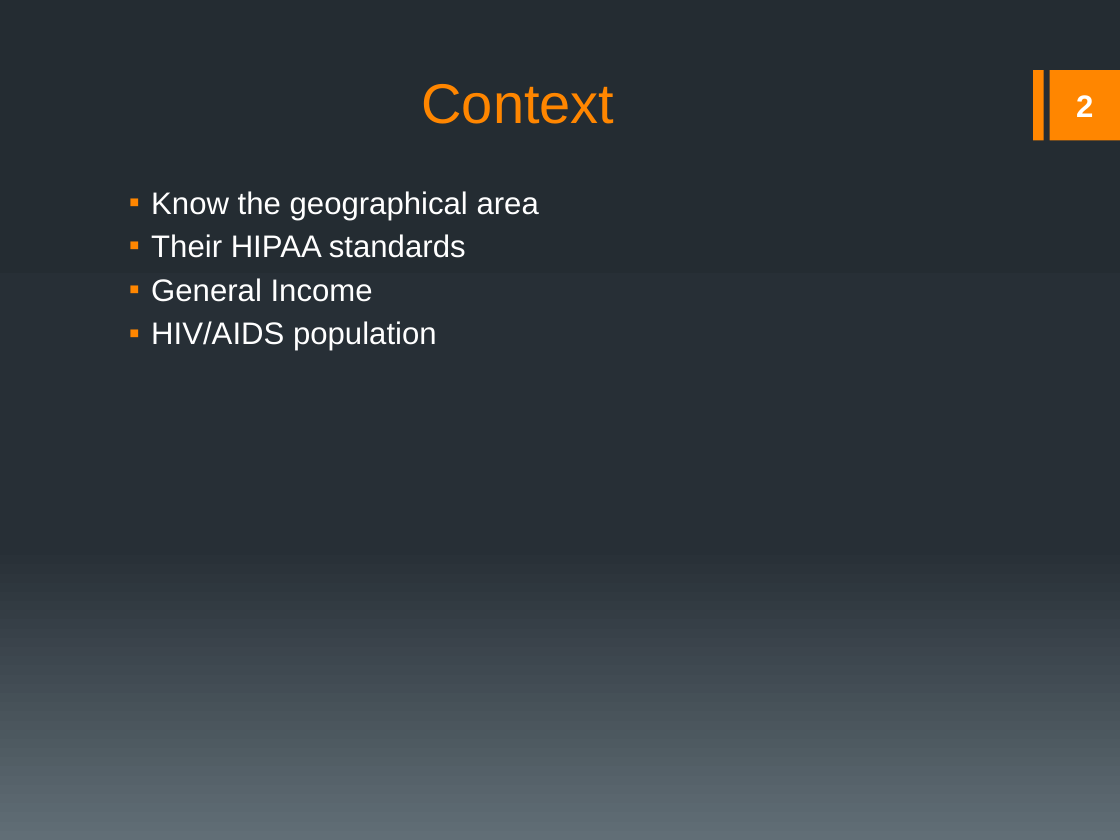
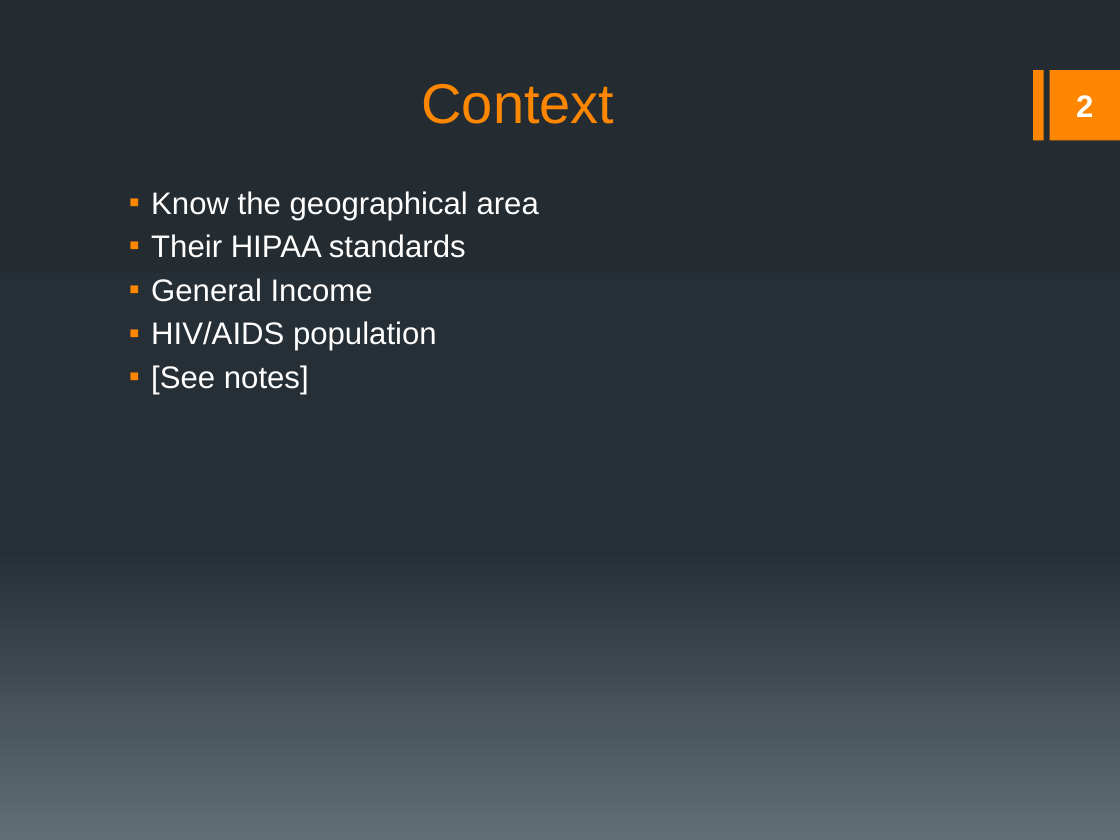
Before and after one commit to rmkane/semrs, a slide deck: slide 2 of Documentation/Final_Presentation.pptx. Drawn at 1120x840 pixels with LibreOffice and Linux fonts; fonts in the diff are those of the drawing. Boxes give left, top, right and bottom in pixels: in the first picture for what was removed or moved away, otherwise in the second. Text is boxed around its words. In the diff, an @@ line names an element or a change of style, - is before the commit and + after.

```diff
--- a/Documentation/Final_Presentation.pptx
+++ b/Documentation/Final_Presentation.pptx
@@ text at (151,365,309,394): paragraph added @@
+▪ [See notes]
```
Also in this commit, not shown: 2 other slides changed.
